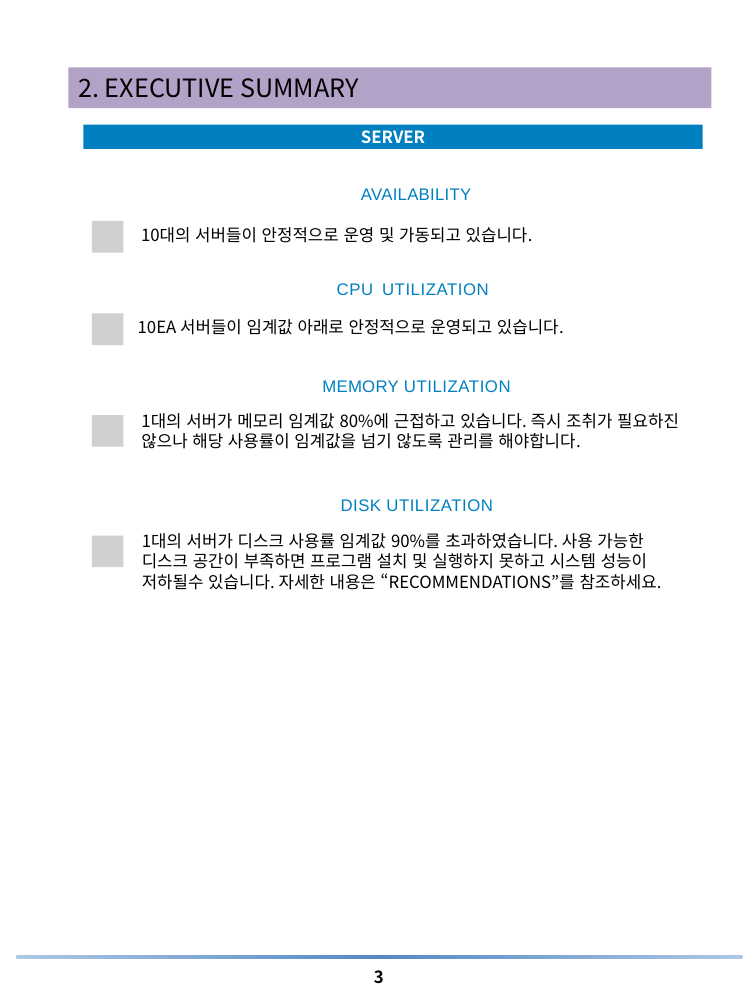
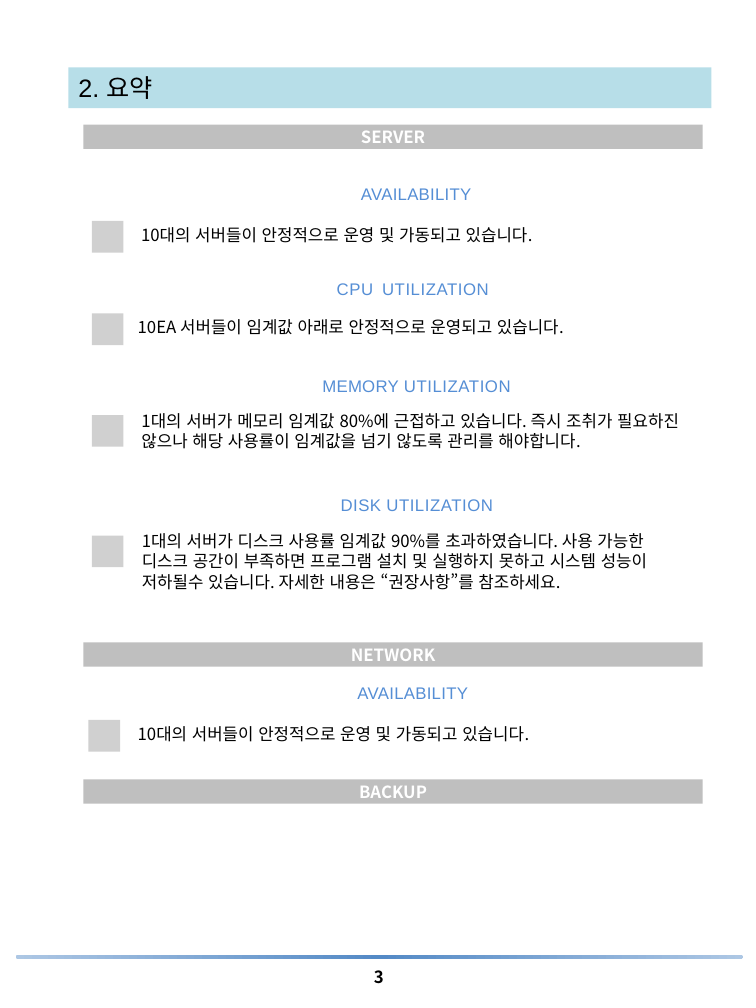
Before and after one commit to uzusun/atom_example, a slide deck: slide 3 of document/[지메이트] 월간보고서 sample.pptx. Drawn at 756x1008 pixels with LibreOffice and Linux fonts; fonts in the diff are those of the drawing; grey boxes stand for pictures; background and template pictures are left out. Boxes give left, top, right and bottom in pixels: in the first picture for what was removed or moved away, otherwise in the second. Text is boxed around its words. In the diff, an @@ line names an element or a change of style, - is before the commit and + after.

Commit message:
change 1

```diff
--- a/document/[지메이트] 월간보고서 sample.pptx
+++ b/document/[지메이트] 월간보고서 sample.pptx
@@ rectangle "2. 요약" at bbox=[69, 68, 712, 108]: fill #B3A2C7 to #B7DEE8 @@
@@ text in rectangle at bbox=[78, 76, 152, 99]: text changed; font Noto Sans CJK KR to Arial @@
-2. EXECUTIVE SUMMARY
+2. 요약
@@ freeform shape "SERVER" at bbox=[84, 125, 703, 149]: fill #0080C0 to #BFBFBF @@
@@ text colour #0080C0 to #558ED5 in 4 elements at bbox=[361, 188, 471, 200], bbox=[337, 283, 489, 295], bbox=[322, 380, 511, 392], bbox=[341, 499, 493, 511] @@
@@ text at bbox=[142, 533, 647, 590]: text changed @@
-1대의 서버가 디스크 사용률 임계값 90%를 초과하였습니다. 사용 가능한 디스크 공간이 부족하면 프로그램 설치 및 실행하지 못하고 시스템 성능이 저하될수 있습니다. 자세한 내용은 “RECOMMENDATIONS”를 참조하세요.
+1대의 서버가 디스크 사용률 임계값 90%를 초과하였습니다. 사용 가능한 디스크 공간이 부족하면 프로그램 설치 및 실행하지 못하고 시스템 성능이 저하될수 있습니다. 자세한 내용은 “권장사항”를 참조하세요.
@@ freeform shape added at bbox=[84, 642, 703, 666], fill #BFBFBF, 12 pt, text #FFFFFF, bold @@
+NETWORK
@@ text added at bbox=[357, 687, 467, 699], 12 pt, text #558ED5 @@
+AVAILABILITY
@@ picture added at bbox=[89, 720, 120, 751] @@
@@ text added at bbox=[138, 726, 529, 742], 12 pt, text #000000 @@
+10대의 서버들이 안정적으로 운영 및 가동되고 있습니다.
@@ freeform shape added at bbox=[84, 779, 703, 803], fill #BFBFBF, 12 pt, text #FFFFFF, bold @@
+BACKUP
```
Also in this commit, not shown: 4 other slides changed.
